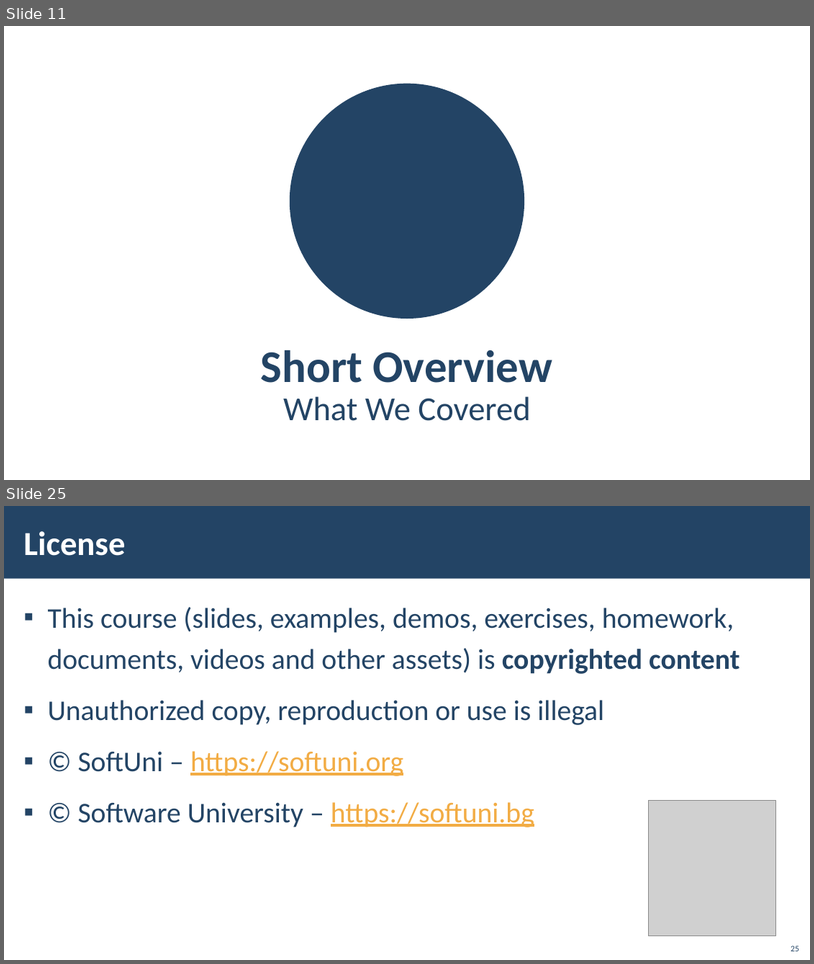
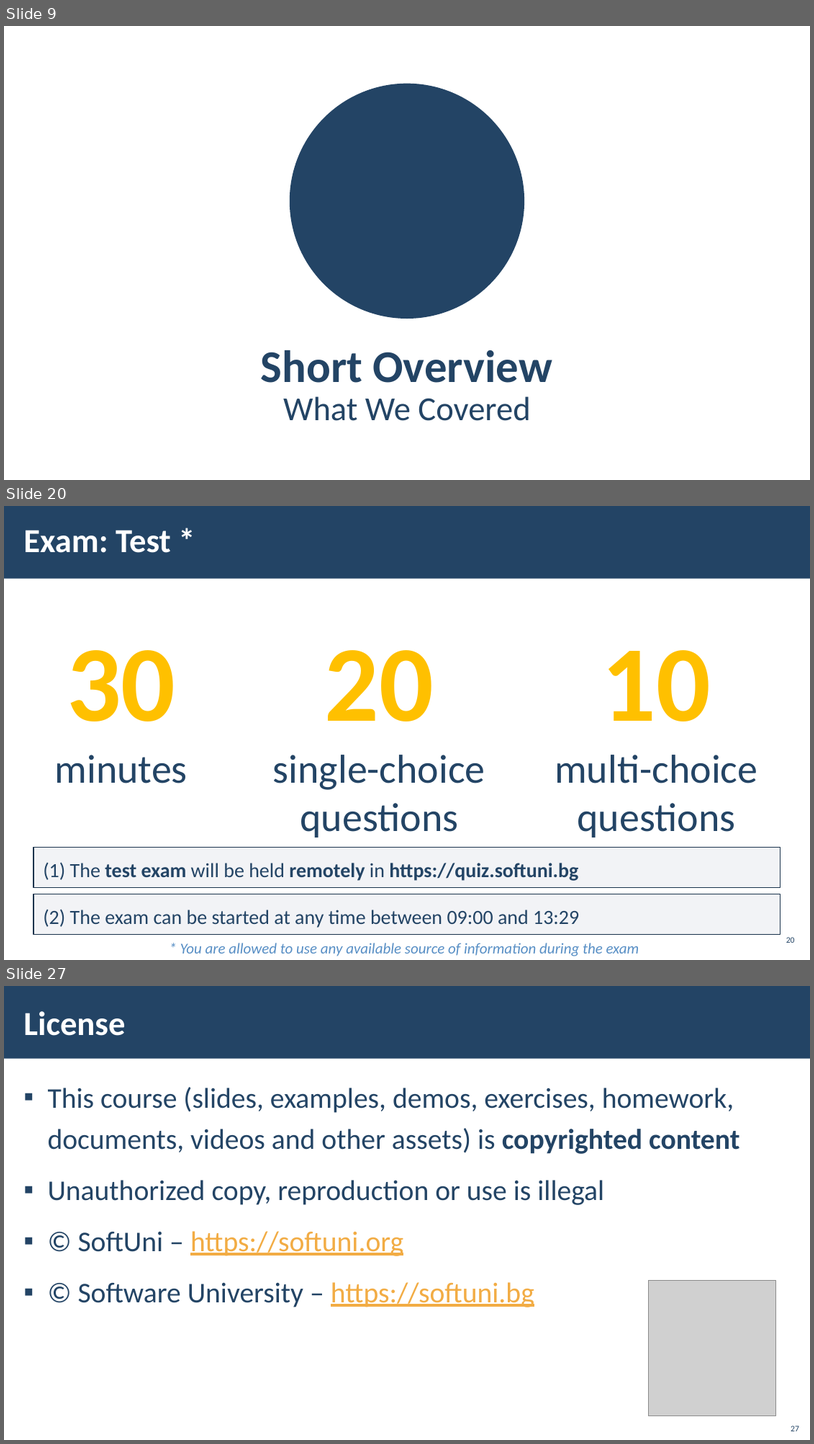
Before and after one commit to pirocorp/Azure, a slide deck: 06. ALL TOGETHER/M6-Slides-All-Together.pptx. Shown one above the other, each under a label of ours: slides 11 and 25 before the commit, slides 9, 20 and 27 after it; the slides between them are not shown. The pictures are 814x964 and 814x1444 pixels, drawn with LibreOffice and Linux fonts; fonts in the diff are those of the drawing; grey boxes stand for pictures; background and template pictures are left out. Boxes give left, top, right and bottom in pixels: in the first picture for what was removed or moved away, otherwise in the second. Text is boxed around its words. In the diff, an @@ line names an element or a change of style, - is before the commit and + after.

```diff
--- a/06. ALL TOGETHER/M6-Slides-All-Together.pptx
+++ b/06. ALL TOGETHER/M6-Slides-All-Together.pptx
@@ slide 20 added at <box>4,506,810,960</box>, background picture (left out); not listed: 1 template element that a slide beside it also shows @@
@@ title added at <box>23,530,171,553</box>, 40 pt, text #FFFFFF, bold @@
+Exam: Test *
@@ text added at <box>55,650,188,783</box>, 48 pt, text #234465 @@
+30
+minutes
@@ text added at <box>273,650,486,837</box>, 48 pt, text #234465 @@
+20
+single-choice
+questions
@@ text added at <box>555,650,758,837</box>, 48 pt, text #234465 @@
+10
+multi-choice
+questions
@@ rectangle added at <box>34,847,781,887</box>, fill #ADB4C3 at 15% opacity, outline #1A334C 1 pt, 24 pt, text #234465, bold @@
+(1) The test exam will be held remotely in https://quiz.softuni.bg
@@ rectangle added at <box>34,894,781,934</box>, fill #ADB4C3 at 15% opacity, outline #1A334C 1 pt, 24 pt, text #234465 @@
+(2) The exam can be started at any time between 09:00 and 13:29
@@ page number added at <box>787,937,795,942</box>, 10 pt, text #234465 @@
+20
@@ text added at <box>180,942,640,956</box>, 18 pt, text #588FC5, italic @@
+* You are allowed to use any available source of information during the exam
@@ what was slide 11 is now slide 9 @@
@@ what was slide 25 is now slide 27 @@
@@ page number at <box>791,1425,800,1431</box>: text changed @@
-25
+27
```
Also in this commit, not shown: 13 slides changed, 7 other slides added, 6 slides removed, 2 other files.
